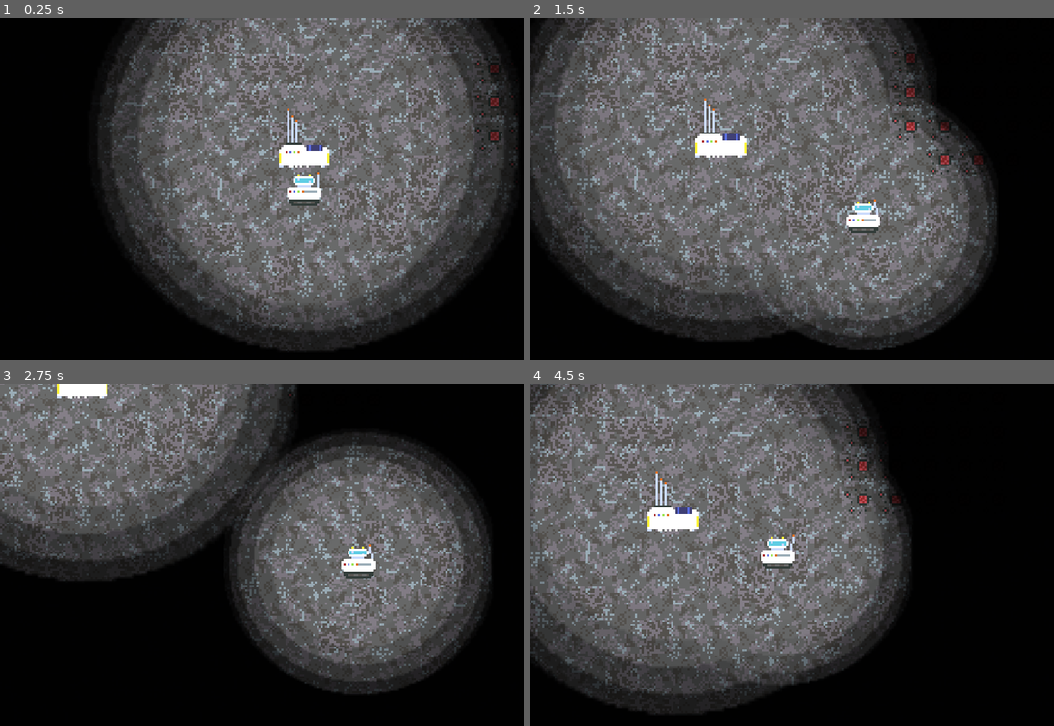
Above: before the commit, frames 1-4 (two rows, left to right).
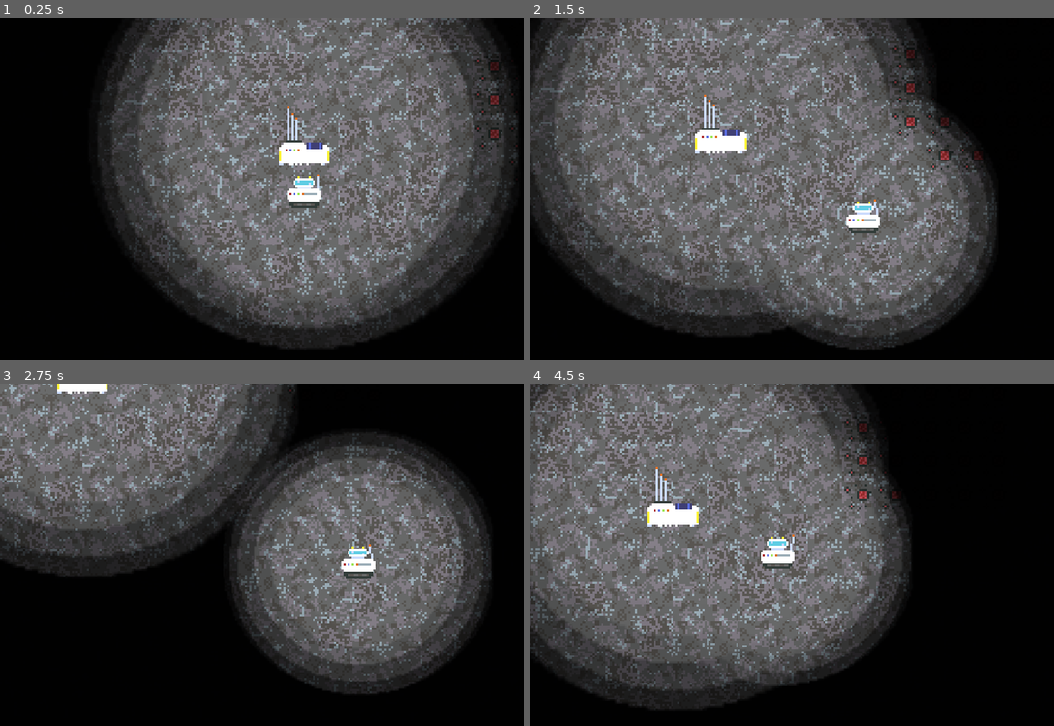
Above: after the commit, the same moments.

Repository: DanielDe8/Moonrunner
Game: Godot game, scene res://Scenes/Main.tscn
Two runs of this game, one before a commit and one after it. Both use one fixed random seed, a clock stepped at 60 frames per second and the inputs below.
Inputs (mouse positions are in pixels of both pictures, inside the frame that each line leads up to):
- Up to frame 1 (0.25 s): no input
- Up to frame 2 (1.5 s): tap Enter at 0.5 s; move the mouse to (970, 171) at 0.52 s; hold Right (right) 0.53-1.28 s; click (970, 171) at 0.67 s; move the mouse to (713, 206) at 1.27 s; hold Down (down) from 1.28 s (still down)
- Up to frame 3 (2.75 s): move the mouse to (366, 479) at 2.02 s; release Down (down) at 2.03 s; hold Right (right) from 2.03 s (still down)
- Up to frame 4 (4.5 s): move the mouse to (802, 623) at 2.77 s; release Right (right) at 2.78 s; hold Up (up) 2.78-3.53 s; click (802, 623) at 2.92 s; move the mouse to (1017, 606) at 3.52 s; hold Left (left) from 3.53 s (still down); move the mouse to (650, 503) at 4.27 s

The runs differ from the first frame. In frame 1, 18% of the frame differs, in the area x 20-99%, y 0-98%; in frame 2, 24%, in the area x 0-88%, y 0-97%; in frame 3, 16%; in frame 4, 21%.

Commit message:
fix camp colisions i think

Diff:
--- a/Objects/base_camp.tscn
+++ b/Objects/base_camp.tscn
@@ -1,12 +1,17 @@
 [gd_scene format=3 uid="uid://camp1234fire"]
 
 [ext_resource type="Texture2D" uid="uid://ck5enrtww8miq" path="res://Assets/base.png" id="1_igspp"]
+[ext_resource type="Script" uid="uid://dw7ieu3wpucw0" path="res://Scripts/base_camp.gd" id="2_script"]
 [ext_resource type="Texture2D" uid="uid://dlpd1ryoc6wrk" path="res://Assets/light_texture.png" id="3_light"]
 
-[sub_resource type="CircleShape2D" id="CircleShape2D_fire"]
-radius = 5.0
+[sub_resource type="CapsuleShape2D" id="CapsuleShape2D_rewik"]
+height = 20.0
 
-[node name="Camp" type="StaticBody2D" unique_id=884422119]
+[sub_resource type="CircleShape2D" id="CircleShape2D_mqatm"]
+radius = 80.75271
+
+[node name="Camp" type="Node2D" unique_id=884422119]
+script = ExtResource("2_script")
 
 [node name="Sprite2D" type="Sprite2D" parent="." unique_id=884422120]
 texture_filter = 1
@@ -16,6 +21,15 @@
 texture = ExtResource("3_light")
 texture_scale = 1.6
 
-[node name="CollisionShape2D" type="CollisionShape2D" parent="." unique_id=884422122]
+[node name="StaticBody2D" type="StaticBody2D" parent="." unique_id=1512177957]
+
+[node name="CollisionShape2D" type="CollisionShape2D" parent="StaticBody2D" unique_id=728767698]
+position = Vector2(0, 8)
+shape = SubResource("CapsuleShape2D_rewik")
+
+[node name="Area2D" type="Area2D" parent="." unique_id=1034230670]
 position = Vector2(0, 3)
-shape = SubResource("CircleShape2D_fire")
+
+[node name="CollisionShape2D" type="CollisionShape2D" parent="Area2D" unique_id=675561524]
+position = Vector2(0, -3)
+shape = SubResource("CircleShape2D_mqatm")
--- /dev/null
+++ b/Scripts/base_camp.gd
@@ -0,0 +1,22 @@
+extends Node2D
+
+var player_in_camp: bool = false
+
+
+func _ready() -> void:
+	$Area2D.body_entered.connect(_on_body_entered)
+	$Area2D.body_exited.connect(_on_body_exited)
+
+
+func _on_body_entered(body: Node2D) -> void:
+	if body.is_in_group("Player") or body.name == "player" or body.name == "Player":
+		player_in_camp = true
+		if "near_camp" in body:
+			body.near_camp = true
+
+
+func _on_body_exited(body: Node2D) -> void:
+	if body.is_in_group("Player") or body.name == "player" or body.name == "Player":
+		player_in_camp = false
+		if "near_camp" in body:
+			body.near_camp = false
--- a/Scripts/player.gd
+++ b/Scripts/player.gd
@@ -13,6 +13,7 @@
 @export var warp_battery_consumption : float= 10.0
 
 var battery_life: float = max_battery_life
+var near_camp: bool = false
 
 var motion_timer = 0.0
 var stop_timer = 0.0
Not shown, added: Scripts/base_camp.gd.uid
